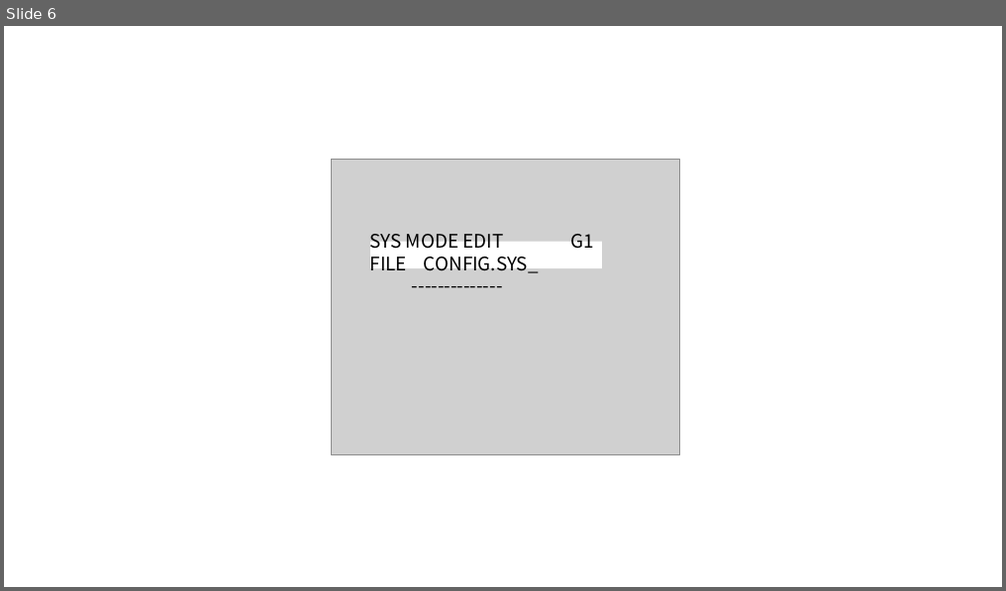
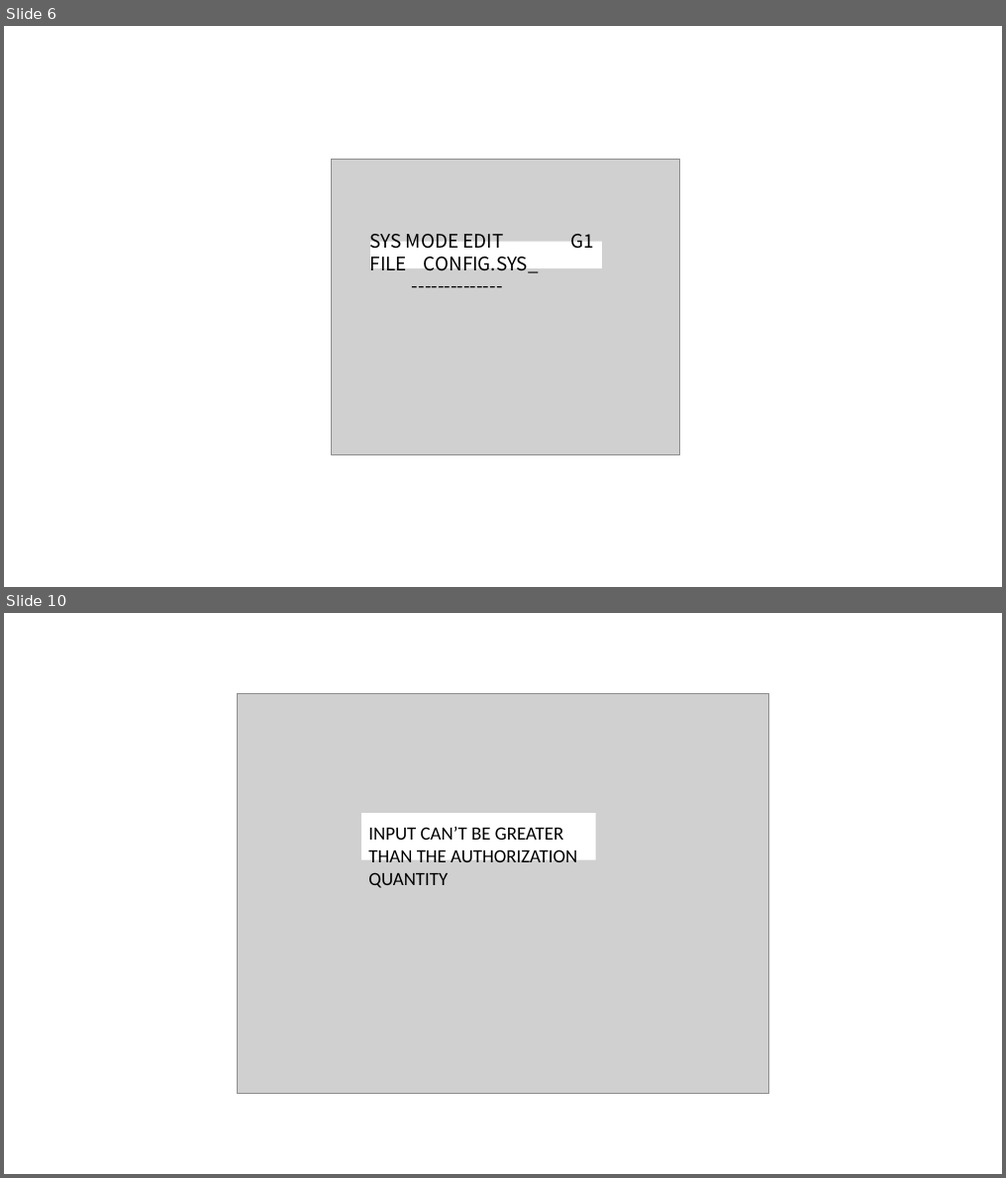
Before and after one commit to Jesusdiazcienciadatos/ationetdocs, a slide deck: Content/Images/standAloneTerminal/standAloneTerminalImages.pptx. Shown one above the other, each under a label of ours: slide 6 before the commit, slides 6 and 10 after it; the slides between them are not shown. The pictures are 1006x591 and 1006x1178 pixels, drawn with LibreOffice and Linux fonts; fonts in the diff are those of the drawing; grey boxes stand for pictures. Boxes give left, top, right and bottom in pixels: in the first picture for what was removed or moved away, otherwise in the second. Text is boxed around its words. In the diff, an @@ line names an element or a change of style, - is before the commit and + after.

```diff
--- a/Content/Images/standAloneTerminal/standAloneTerminalImages.pptx
+++ b/Content/Images/standAloneTerminal/standAloneTerminalImages.pptx
@@ slide 10 added at <box>4,613,1002,1174</box>, background #FFFFFF @@
@@ picture added at <box>237,694,769,1093</box> @@
@@ rectangle added at <box>361,813,596,861</box>, fill #FFFFFF @@
@@ text added at <box>368,827,577,888</box>, 18 pt, text #000000 @@
+INPUT CAN’T BE GREATER THAN THE AUTHORIZATION QUANTITY
```
Also in this commit, not shown: 15 other slides added, 19 other files.
